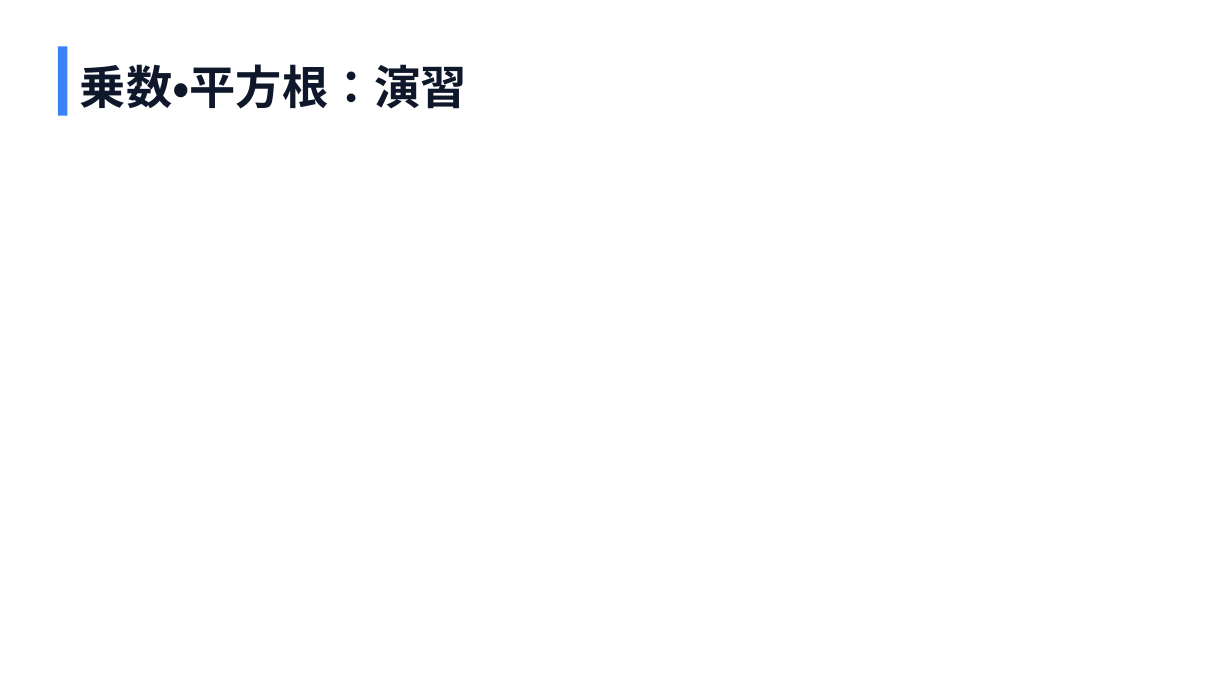
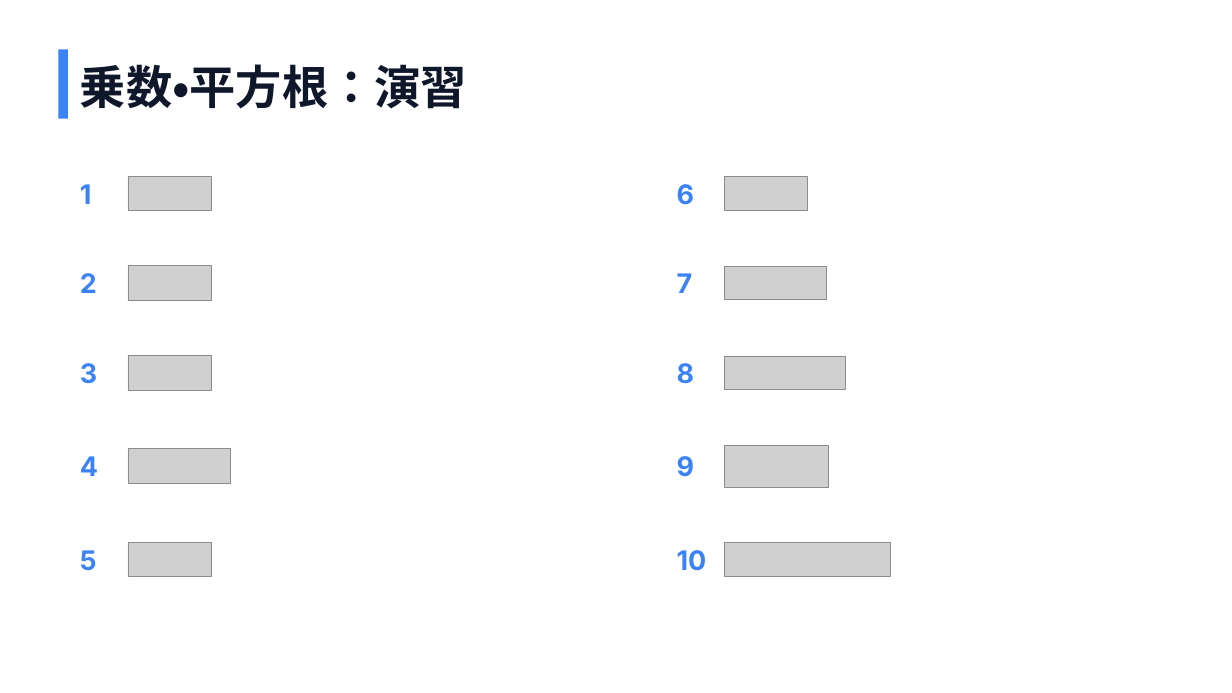
Before and after one commit to asohiroto/GameMath, a slide deck: slide 17 of 01.数学基礎/01.数学基礎.pptx. Drawn at 1232x693 pixels with LibreOffice and Linux fonts; fonts in the diff are those of the drawing; grey boxes stand for pictures. Boxes give left, top, right and bottom in pixels: in the first picture for what was removed or moved away, otherwise in the second. Text is boxed around its words. In the diff, an @@ line names an element or a change of style, - is before the commit and + after.

```diff
--- a/01.数学基礎/01.数学基礎.pptx
+++ b/01.数学基礎/01.数学基礎.pptx
@@ picture added at [128,177,212,212] @@
@@ picture added at [725,177,808,210] @@
@@ text added at [80,184,92,204], 21 pt, text #3B82F6, bold @@
+1
@@ text added at [677,184,694,205], 21 pt, text #3B82F6, bold @@
+6
@@ picture added at [128,266,212,301] @@
@@ picture added at [725,266,826,299] @@
@@ text added at [80,273,97,293], 21 pt, text #3B82F6, bold @@
+2
@@ text added at [677,273,693,293], 21 pt, text #3B82F6, bold @@
+7
@@ picture added at [128,356,212,391] @@
@@ picture added at [725,356,846,389] @@
@@ text added at [80,363,97,384], 21 pt, text #3B82F6, bold @@
+3
@@ text added at [677,363,695,384], 21 pt, text #3B82F6, bold @@
+8
@@ picture added at [128,449,231,484] @@
@@ picture added at [725,445,829,488] @@
@@ text added at [80,456,98,476], 21 pt, text #3B82F6, bold @@
+4
@@ text added at [677,456,694,477], 21 pt, text #3B82F6, bold @@
+9
@@ text added at [80,550,97,571], 21 pt, text #3B82F6, bold @@
+5
@@ picture added at [128,543,212,578] @@
@@ text added at [677,550,707,571], 21 pt, text #3B82F6, bold @@
+10
@@ picture added at [725,543,890,576] @@
```
Also in this commit, not shown: 2 other slides changed.
